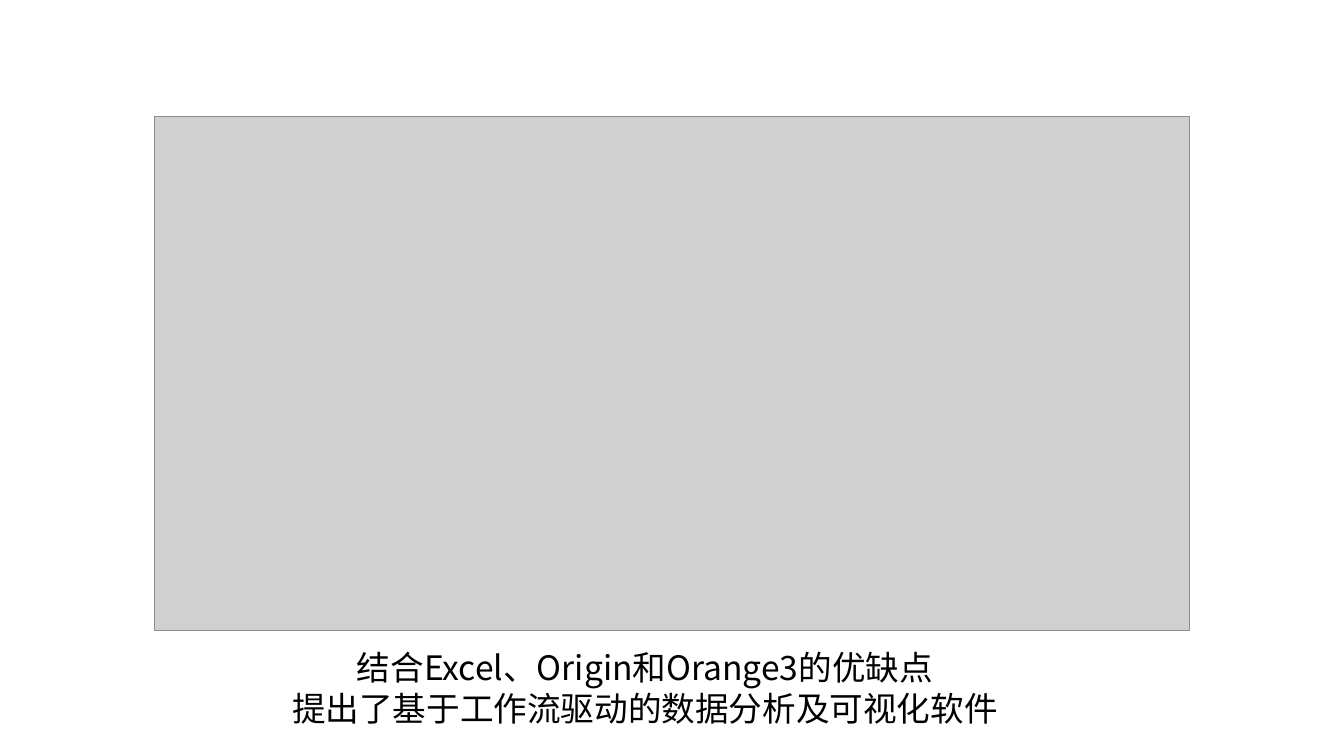
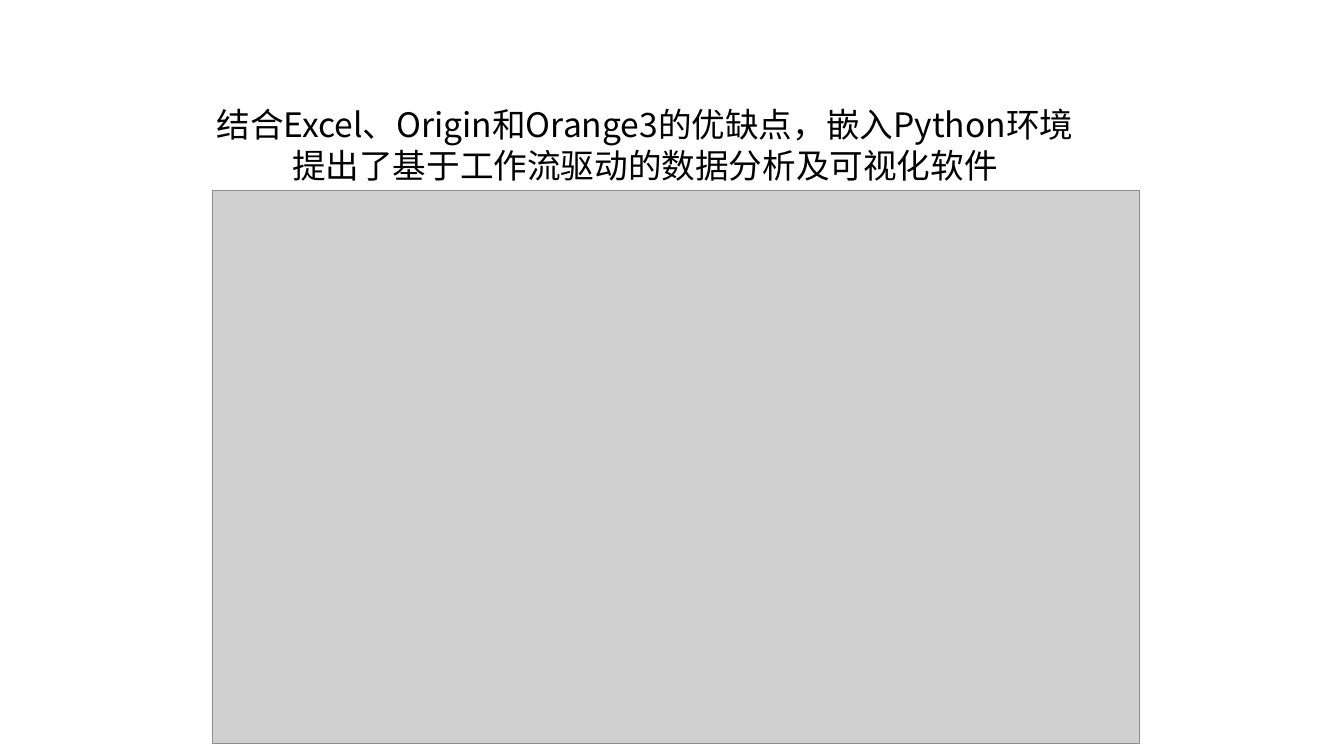
Before and after one commit to czyt1988/data-workbench, a slide deck: slide 6 of doc/DataWorkFlow-chart.pptx (slide 5 before the commit). Drawn at 1344x756 pixels with LibreOffice and Linux fonts; fonts in the diff are those of the drawing; grey boxes stand for pictures. Boxes give left, top, right and bottom in pixels: in the first picture for what was removed or moved away, otherwise in the second. Text is boxed around its words. In the diff, an @@ line names an element or a change of style, - is before the commit and + after.

```diff
--- a/doc/DataWorkFlow-chart.pptx
+++ b/doc/DataWorkFlow-chart.pptx
@@ text "结合Excel、Origin和Orange3的优缺点，嵌入Python环境": place and size @@
-text "结合Excel、Origin和Orange3的优缺点，嵌入Python环境" at bbox=[292, 651, 998, 724]
+text "结合Excel、Origin和Orange3的优缺点，嵌入Python环境" at bbox=[216, 108, 1073, 181]
@@ text at bbox=[216, 108, 1073, 146]: text changed @@
-结合Excel、Origin和Orange3的优缺点
+结合Excel、Origin和Orange3的优缺点，嵌入Python环境
@@ picture: place and size @@
-picture at bbox=[154, 117, 1191, 630]
+picture at bbox=[213, 191, 1140, 744]
```
Also in this commit, not shown: 8 other slides changed, 5 slides added, 1 slide removed, 25 other files.
